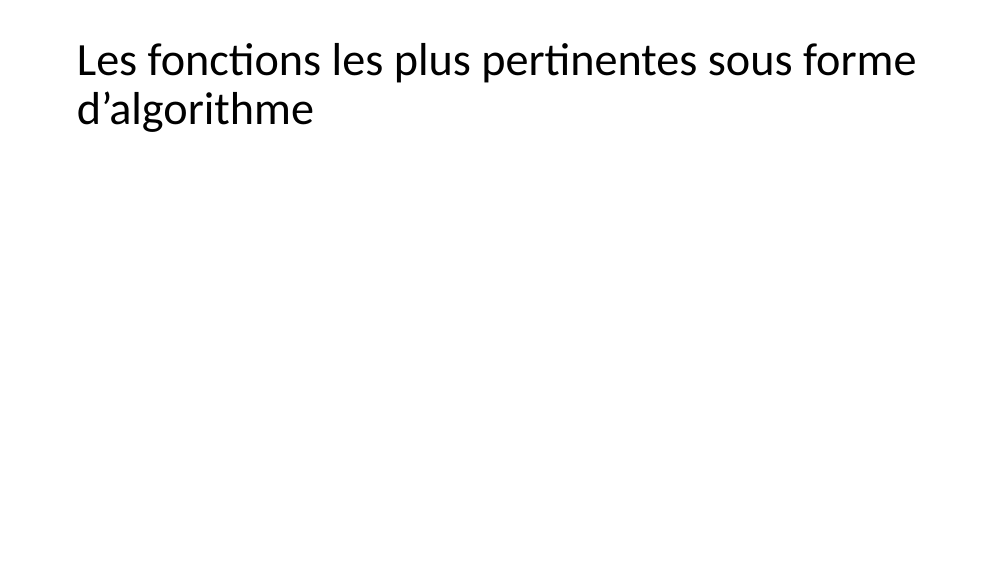
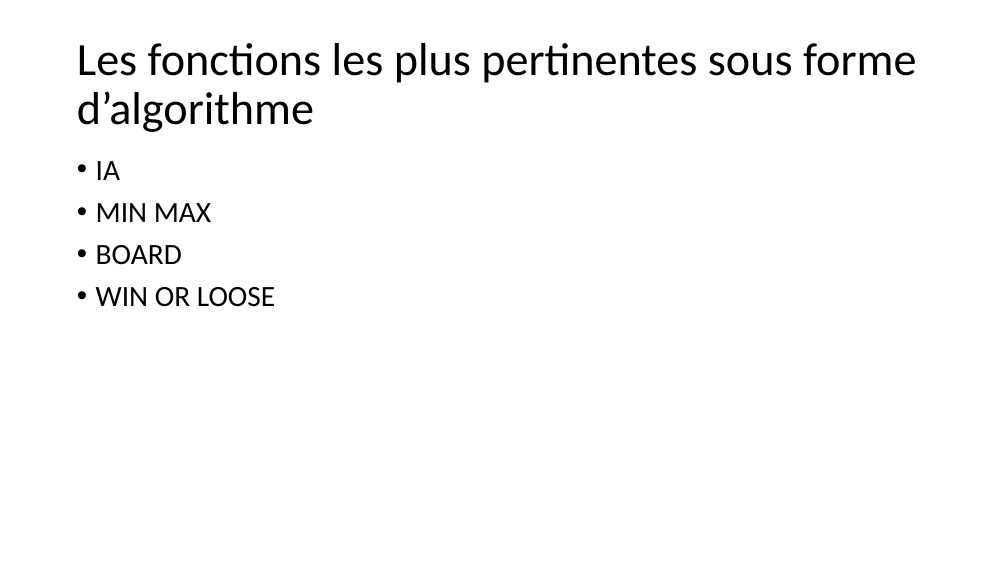
Before and after one commit to Lasauce6/Othello, a slide deck: slide 5 of Othello.pptx. Drawn at 1008x567 pixels with LibreOffice and Linux fonts; fonts in the diff are those of the drawing. Boxes give left, top, right and bottom in pixels: in the first picture for what was removed or moved away, otherwise in the second. Text is boxed around its words. In the diff, an @@ line names an element or a change of style, - is before the commit and + after.

```diff
--- a/Othello.pptx
+++ b/Othello.pptx
@@ text added at box(96, 161, 275, 307), 28 pt, text #000000 @@
+• IA
+• MIN MAX
+• BOARD
+• WIN OR LOOSE
```
Also in this commit, not shown: 1 other slide changed.
